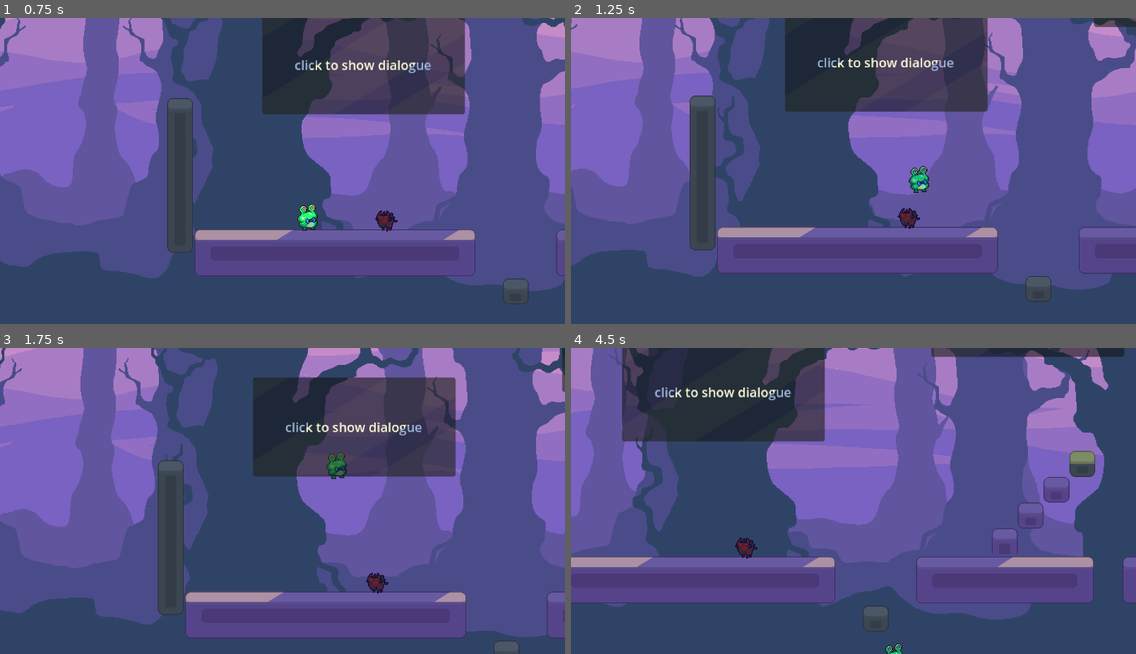
Above: before the commit, frames 1-4 (two rows, left to right).
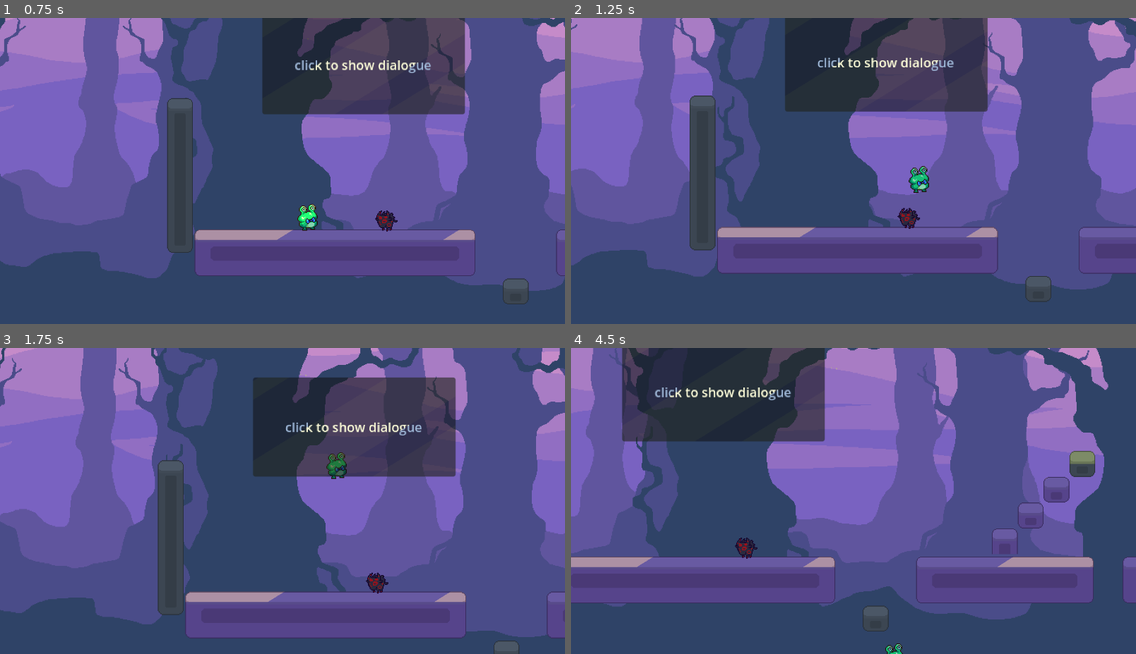
Above: after the commit, the same moments.

Repository: tjjoris/DEP_GoedWareJam
Game: Godot game, scene res://levels/level_luke.tscn
Same seed, same stepped clock (60 frames per second), same inputs: the game is played once before the commit and once after it. This scene is started directly instead of the project's main scene. The engine's default icon, where the game draws it, is replaced by a stand-in: a white triangle on a blue panel in a dark square.
Inputs (mouse positions are in pixels of both pictures, inside the frame that each line leads up to):
- Up to frame 1 (0.75 s): tap Enter at 0.5 s; move the mouse to (406, 155) at 0.52 s; hold D (right) from 0.53 s (still down); hold E (phase_shift) from 0.53 s (still down); click (406, 155) at 0.67 s
- Up to frame 2 (1.25 s): keep holding D (right); keep holding E (phase_shift); tap Space (jump) at 0.77 s
- Up to frame 3 (1.75 s): keep holding D (right); move the mouse to (169, 516) at 1.27 s; release E (phase_shift) at 1.28 s; tap E (phase_shift) at 1.35 s; tap Space (jump) at 1.52 s
- Up to frame 4 (4.5 s): move the mouse to (910, 433) at 2.02 s; release D (right) at 2.03 s; hold A (left) 2.03-2.78 s; hold E (phase_shift) 2.03-2.78 s; move the mouse to (825, 562) at 2.77 s; hold D (right) 2.78-4.28 s; tap E (phase_shift) at 2.85, 4.35 s; click (825, 562) at 2.92 s; tap Space (jump) at 3.02, 3.77 s; move the mouse to (1023, 546) at 3.52 s; hold E (phase_shift) 3.53-4.28 s; move the mouse to (684, 455) at 4.27 s; hold A (left) from 4.28 s (still down)

Frame 1 is identical in both runs. In frame 2, 0.2% of the frame differs, in the area x 92-100%, y 0-3%; in frame 3, less than 0.1%; in frame 4, 1.0%, in the area x 63-98%, y 0-3%.

Commit message:
deleted continue_dialogue_button

Diff:
--- a/levels/level_luke.tscn
+++ b/levels/level_luke.tscn
@@ -41,14 +41,6 @@
 offset_bottom = 436.0
 text = "click to show dialogue"
 
-[node name="continue_dialogue" type="Button" parent="." index="15"]
-offset_left = 501.0
-offset_top = 217.0
-offset_right = 740.0
-offset_bottom = 331.0
-text = "click to continue dialogue"
-
 [connection signal="pressed" from="NextLevelButton" to="NextLevelButton" method="_on_button_pressed"]
 [connection signal="pressed" from="RestartLevel" to="RestartLevel" method="_on_button_pressed"]
 [connection signal="pressed" from="show_dialogue" to="DialogueCanvas/DialogueSession" method="start_dialogue"]
-[connection signal="pressed" from="continue_dialogue" to="DialogueCanvas/DialogueSession" method="continue_dialogue"]
